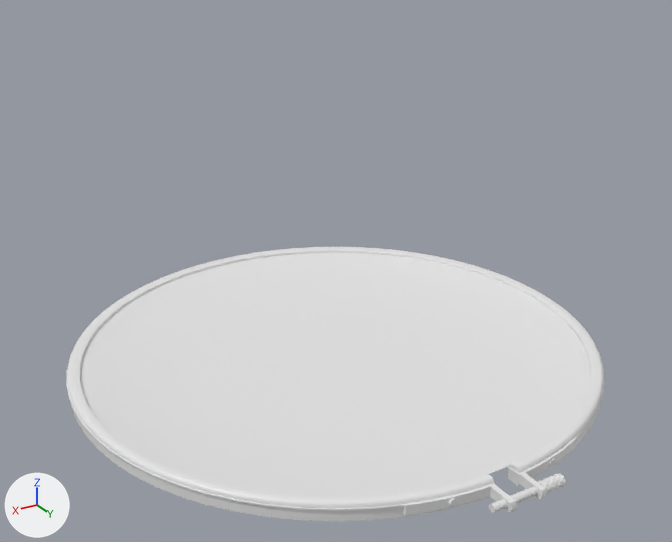
One commit to the FBX model Procedural Map Generation/Assets/AmbientAssets/IslandModels/Level.Bastidor.fbx: the scene before it, then after it.
One viewpoint serves both versions: a camera (50 mm lens) standing at (25.0, 41.3, 25.9) and looking at (0.8, 1.1, 5.8). The lights are fixed; the arrows at lower left show +X, +Y and +Z. The first picture is the older version. Where no turn or scale is listed for an object, it has been applied to the vertices.

Names of what the first picture shows: 'Bastidor'.
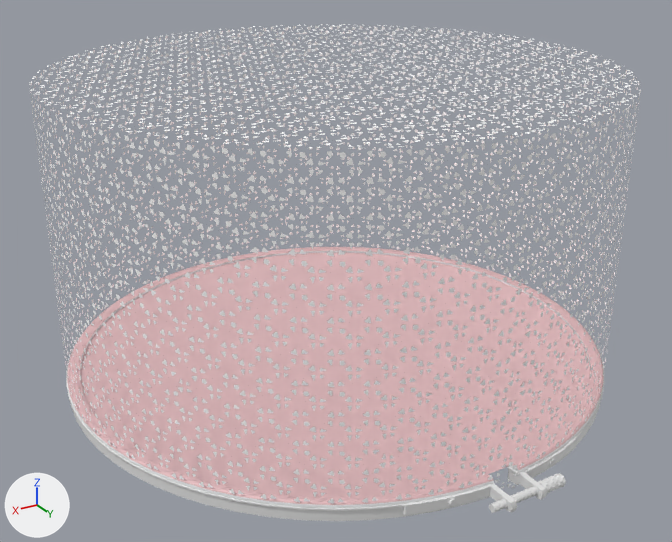
The change, as a list of edits to the scene's bpy script:
```text
Add img_wallpattern_png:
    img_wallpattern_png = load_image('WallPattern.png', '../../ShaderGraph/ShaderGraphs/WallPattern.png', 512, 512, 'Non-Color')
Add mat_floor:
    mat_floor = principled_material('Floor')
    mat_floor.base_color = (0.8, 0.515, 0.532)  # pink #e7bec1
Add mat_wall:
    mat_wall = bpy.data.materials.new('Wall')
    # uses the picture img_wallpattern_png
Change me_cylinder_001:
    where me_cylinder_001.from_pydata(...)  # 3570 vertices, 3473 faces; spans x -15.2..15.2, y -15.6..16.5, z -0.3..0.6
    used by ob_bastidor; location = (0.0, 0.0, 0.0)
    me_cylinder_001 part 1: 318 of the faces centred in x -15.1..15.1, y -15.4..14.7, z -0.1..0.6 switch from mat_material_001 (white #e7e7e7) to mat_floor (pink #e7bec1)
    me_cylinder_001 part 2: 1 of the faces centred in x 0.0, y -0.4, z -0.2 switch from mat_material_001 (white #e7e7e7) to mat_floor (pink #e7bec1)
Add me_cylinder_003:
    me_cylinder_003.from_pydata(...)  # 770 vertices, 706 faces; spans x -15.2..15.2, y -15.5..14.8, z -0.5..16.5
    me_cylinder_003.materials.append(mat_wall)
Add ob_wall_005:
    ob_wall_005 = bpy.data.objects.new('Wall.005', me_cylinder_003)
    ob_wall_005.location = (0.0, 0.0, 0.0)
```

Changed parts and their boxes (x1, y1, x2, y2) in the pictures (672 x 542 px):
'Wall.005', added
    after: (29, 24, 641, 504)
part 1 of me_cylinder_001, recoloured (white to pink)
    both: (67, 247, 604, 505)
part 2 of me_cylinder_001, recoloured (white to pink)
    both: (195, 296, 476, 432)
